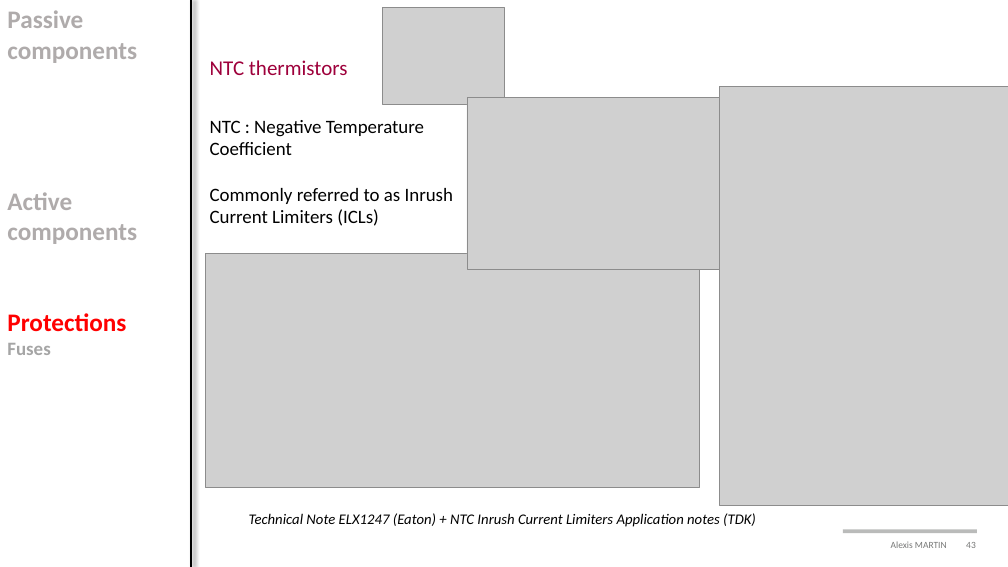
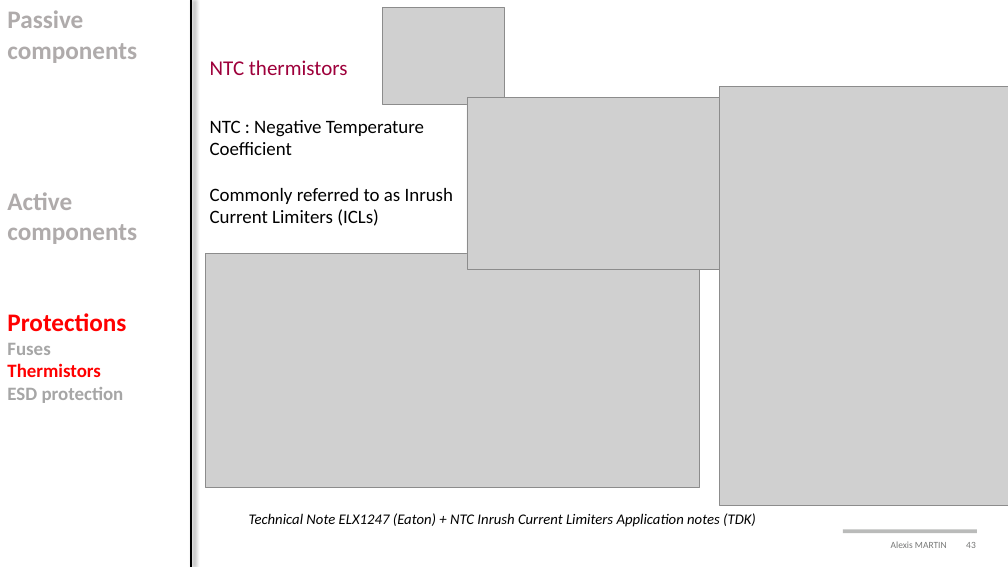
Before and after one commit to alexismartin46/Cours_Electronique_de_Puissance_FISE2, a slide deck: slide 43 of Cours/Cours3_components.pptx. Drawn at 1008x567 pixels with LibreOffice and Linux fonts; fonts in the diff are those of the drawing; grey boxes stand for pictures; background and template pictures are left out. Boxes give left, top, right and bottom in pixels: in the first picture for what was removed or moved away, otherwise in the second. Text is boxed around its words. In the diff, an @@ line names an element or a change of style, - is before the commit and + after.

```diff
--- a/Cours/Cours3_components.pptx
+++ b/Cours/Cours3_components.pptx
@@ text at <box>7,363,124,403</box>: paragraphs added @@
+Thermistors
+ESD protection
```
Also in this commit, not shown: 43 other slides changed, 25 other files.
